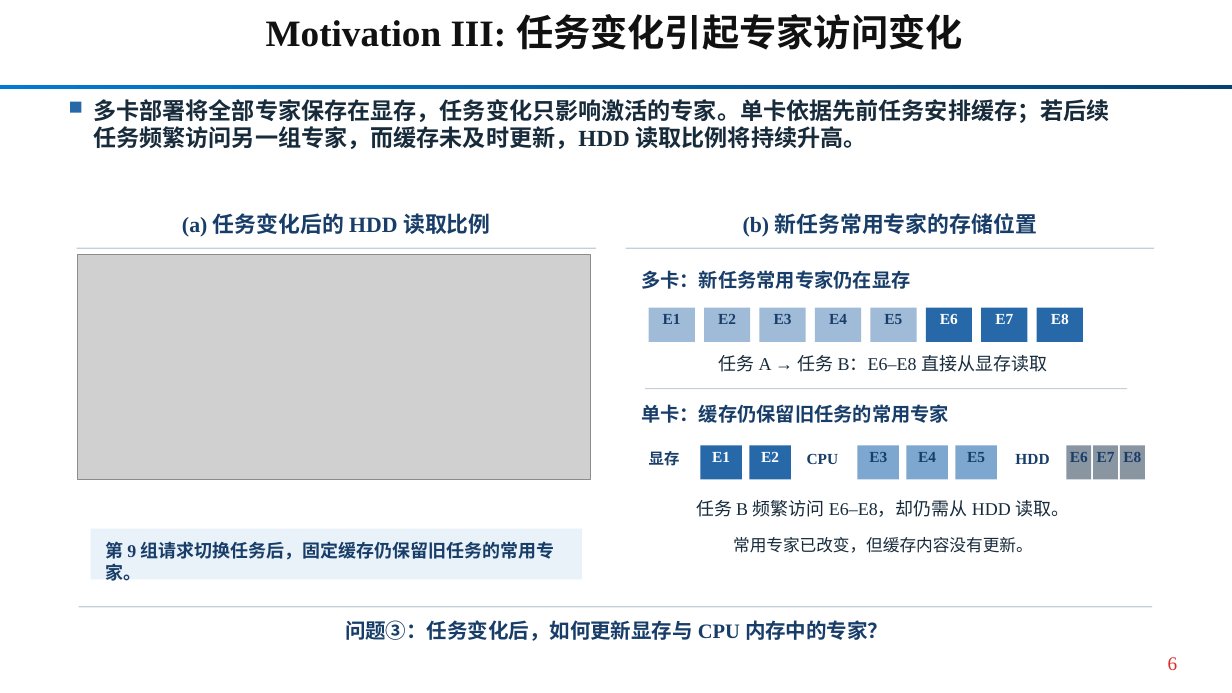
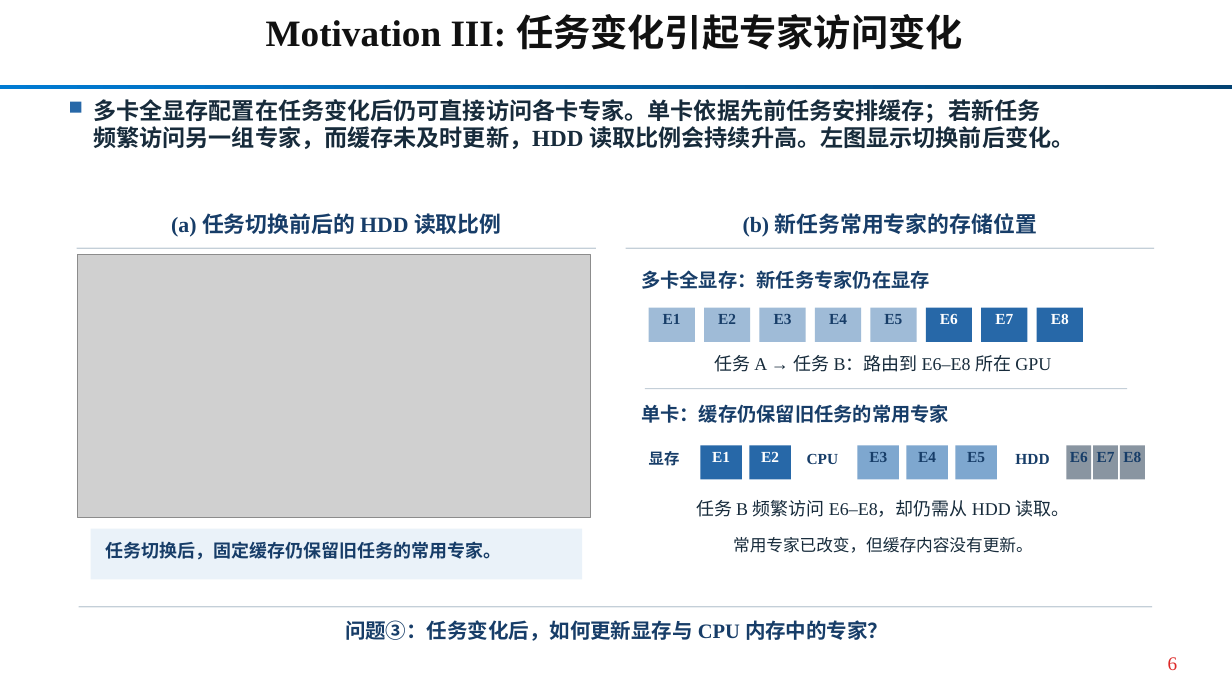
Before and after one commit to Kirihara-Yun/mecc_package, a slide deck: slide 6 of mecc_package/paper/current/MECC_HPCA_current.pptx. Drawn at 1232x693 pixels with LibreOffice and Linux fonts; fonts in the diff are those of the drawing; grey boxes stand for pictures. Boxes give left, top, right and bottom in pixels: in the first picture for what was removed or moved away, otherwise in the second. Text is boxed around its words. In the diff, an @@ line names an element or a change of style, - is before the commit and + after.

```diff
--- a/mecc_package/paper/current/MECC_HPCA_current.pptx
+++ b/mecc_package/paper/current/MECC_HPCA_current.pptx
@@ text at box(93, 99, 1074, 149): text changed @@
-多卡部署将全部专家保存在显存，任务变化只影响激活的专家。单卡依据先前任务安排缓存；若后续
-任务频繁访问另一组专家，而缓存未及时更新，HDD 读取比例将持续升高。
+多卡全显存配置在任务变化后仍可直接访问各卡专家。单卡依据先前任务安排缓存；若新任务
+频繁访问另一组专家，而缓存未及时更新，HDD 读取比例会持续升高。左图显示切换前后变化。
@@ text at box(171, 213, 501, 237): text changed @@
-(a) 任务变化后的 HDD 读取比例
+(a) 任务切换前后的 HDD 读取比例
@@ picture: place and size @@
-picture at box(78, 254, 591, 479)
+picture at box(78, 254, 591, 518)
@@ text at box(641, 270, 930, 289): text changed @@
-多卡：新任务常用专家仍在显存
+多卡全显存：新任务专家仍在显存
@@ text at box(714, 355, 1051, 372): text changed @@
-任务 A → 任务 B：E6–E8 直接从显存读取
+任务 A → 任务 B：路由到 E6–E8 所在 GPU
@@ text at box(105, 541, 501, 560): text changed @@
-第 9 组请求切换任务后，固定缓存仍保留旧任务的常用专家。
+任务切换后，固定缓存仍保留旧任务的常用专家。
```
Also in this commit, not shown: 4 other slides changed, 13 other files.
